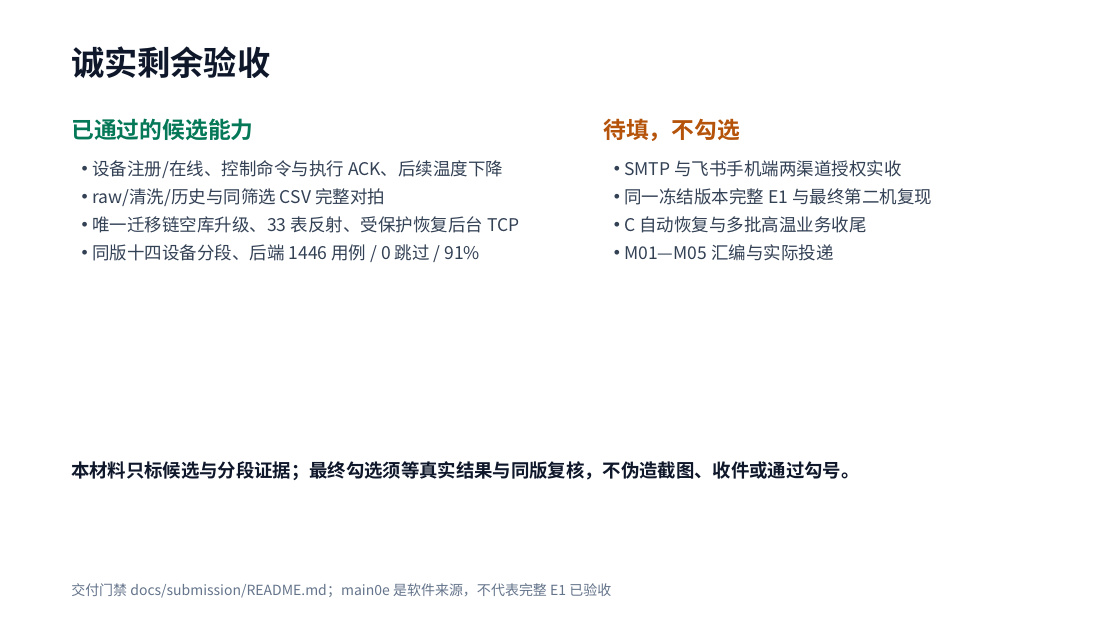
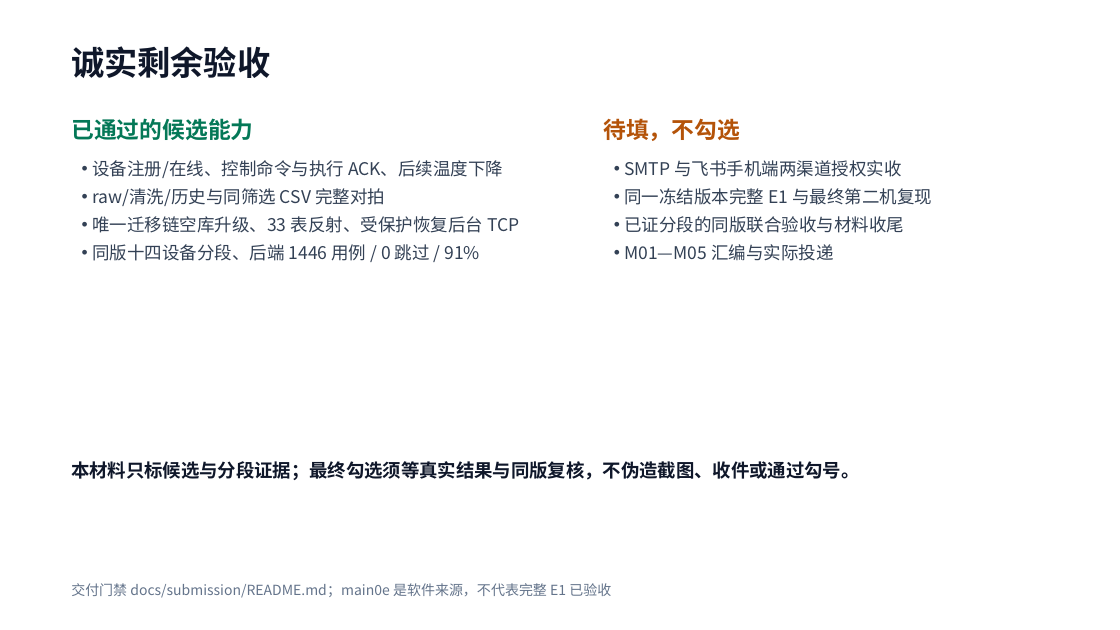
Before and after one commit to Cynthia060913/freshlink-zhikong-public, a slide deck: slide 6 of docs/submission/claude-final-materials/A-FINAL-COMPONENT.pptx. Drawn at 1120x630 pixels with LibreOffice and Linux fonts; fonts in the diff are those of the drawing. Boxes give left, top, right and bottom in pixels: in the first picture for what was removed or moved away, otherwise in the second. Text is boxed around its words. In the diff, an @@ line names an element or a change of style, - is before the commit and + after.

```diff
--- a/docs/submission/claude-final-materials/A-FINAL-COMPONENT.pptx
+++ b/docs/submission/claude-final-materials/A-FINAL-COMPONENT.pptx
@@ text at (624, 216, 904, 233): text changed @@
-• C 自动恢复与多批高温业务收尾
+• 已证分段的同版联合验收与材料收尾
```
Also in this commit, not shown: 2 other slides changed, 10 other files.
